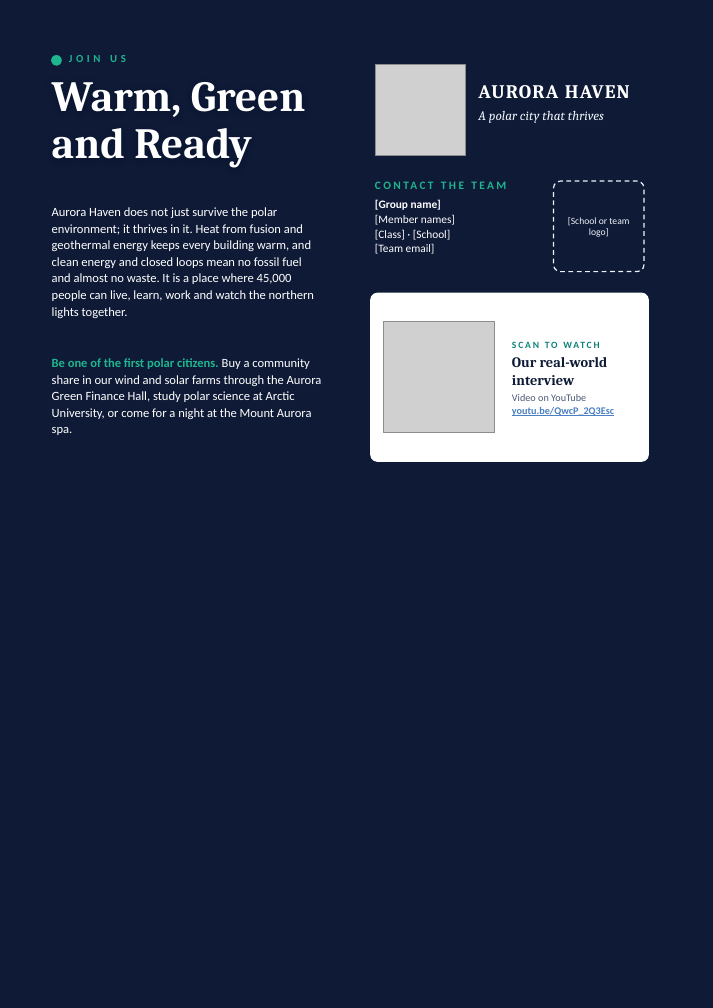
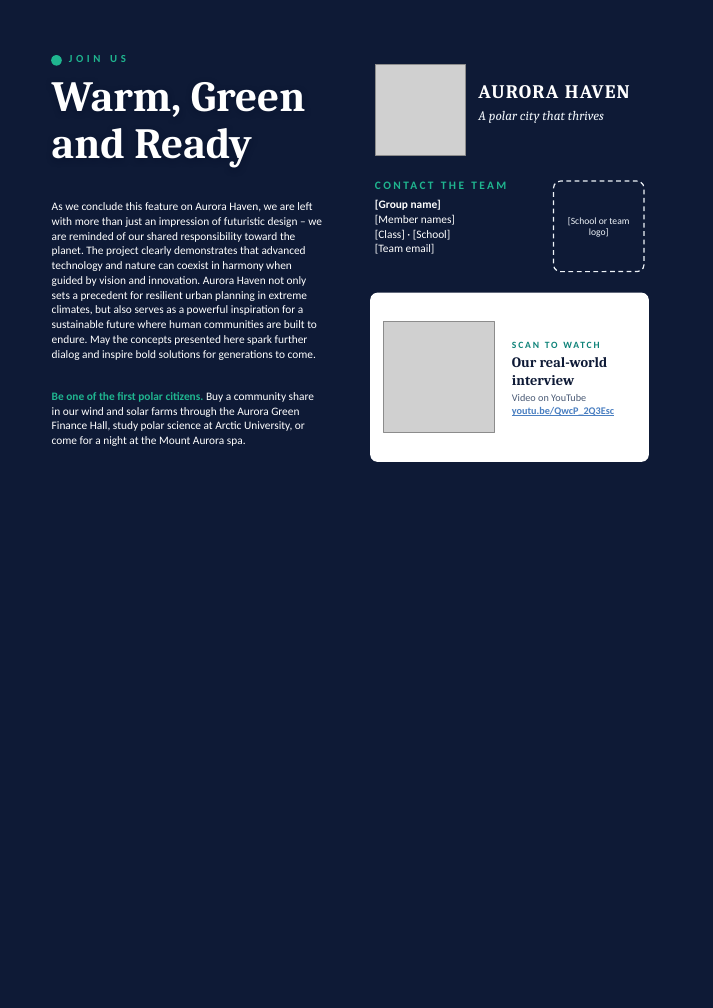
Before and after one commit to HiroKasumi-bit/chatbox-bi-n-o, a slide deck: slide 36 of output/Aurora_Haven_Magazine.pptx. Drawn at 713x1008 pixels with LibreOffice and Linux fonts; fonts in the diff are those of the drawing; grey boxes stand for pictures; background and template pictures are left out. Boxes give left, top, right and bottom in pixels: in the first picture for what was removed or moved away, otherwise in the second. Text is boxed around its words. In the diff, an @@ line names an element or a change of style, - is before the commit and + after.

```diff
--- a/output/Aurora_Haven_Magazine.pptx
+++ b/output/Aurora_Haven_Magazine.pptx
@@ text at <box>52,202,322,360</box>: text changed; size 10.5 to 9.5 pt @@
-Aurora Haven does not just survive the polar environment; it thrives in it. Heat from fusion and geothermal energy keeps every building warm, and clean energy and closed loops mean no fossil fuel and almost no waste. It is a place where 45,000 people can live, learn, work and watch the northern lights together.
+As we conclude this feature on Aurora Haven, we are left with more than just an impression of futuristic design – we are reminded of our shared responsibility toward the planet. The project clearly demonstrates that advanced technology and nature can coexist in harmony when guided by vision and innovation. Aurora Haven not only sets a precedent for resilient urban planning in extreme climates, but also serves as a powerful inspiration for a sustainable future where human communities are built to endure. May the concepts presented here spark further dialog and inspire bold solutions for generations to come.
@@ text "Be one of the first ...": place and size @@
-text "Be one of the first ..." at <box>52,358,322,435</box>
+text "Be one of the first ..." at <box>52,392,314,446</box>
@@ text "Be one of the first ..." at <box>52,392,314,446</box>: size 10.5 to 9.5 pt; line spacing 1.1 to 1.08 @@
```
Also in this commit, not shown: 1 other slide changed, 2 other files.
